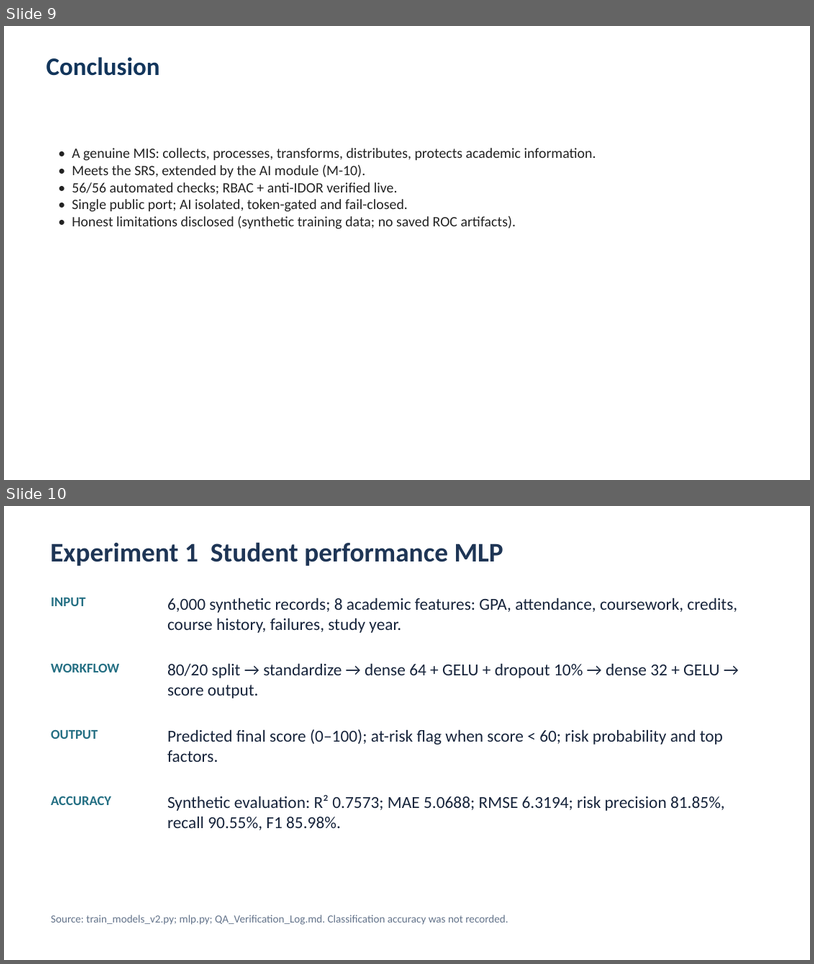
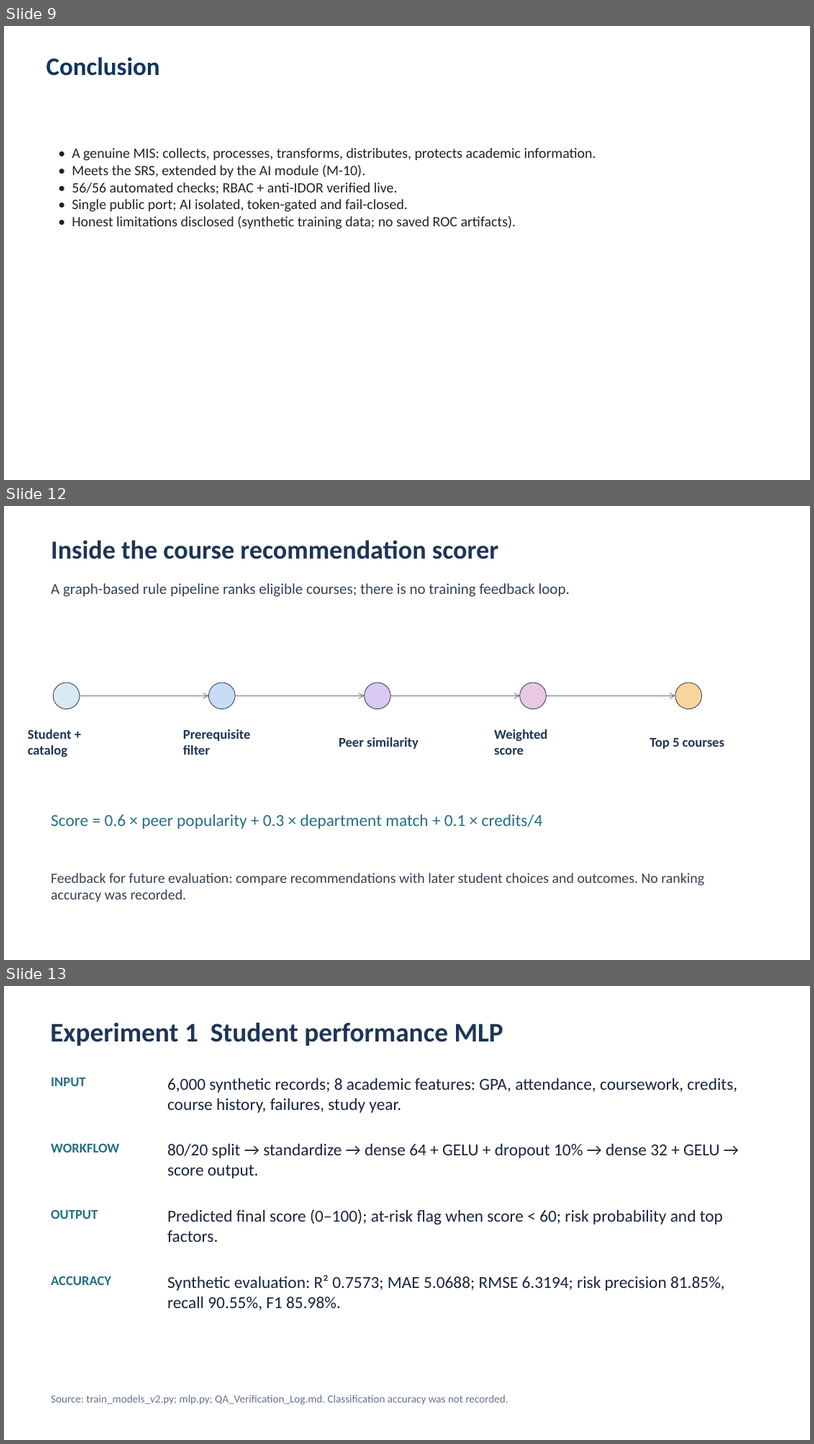
Before and after one commit to ISI0007/JiT-USAMIS-PROJECT, a slide deck: docs/USAMIS_Presentation_Experiment.pptx. Shown one above the other, each under a label of ours: slides 9 and 10 before the commit, slides 9, 12 and 13 after it; the slides between them are not shown. The pictures are 814x964 and 814x1444 pixels, drawn with LibreOffice and Linux fonts; fonts in the diff are those of the drawing. Boxes give left, top, right and bottom in pixels: in the first picture for what was removed or moved away, otherwise in the second. Text is boxed around its words. In the diff, an @@ line names an element or a change of style, - is before the commit and + after.

```diff
--- a/docs/USAMIS_Presentation_Experiment.pptx
+++ b/docs/USAMIS_Presentation_Experiment.pptx
@@ slide 12 added at [4, 506, 810, 960], background #FFFFFF @@
@@ text added at [51, 540, 499, 559], 31 pt, text #1E3555, bold @@
+Inside the course recommendation scorer
@@ text added at [51, 583, 570, 597], 18 pt, text #334155 @@
+A graph-based rule pipeline ranks eligible courses; there is no training feedback loop.
@@ ellipse added at [53, 682, 80, 709], fill #D8EAF4, outline #334155 0.75 pt @@
@@ arrow added from (80, 696) to (209, 696), #65748B 0.75 pt @@
@@ ellipse added at [209, 682, 236, 709], fill #C7DCF4, outline #334155 0.75 pt @@
@@ arrow added from (235, 696) to (365, 696), #65748B 0.75 pt @@
@@ ellipse added at [365, 682, 391, 709], fill #D8C8F2, outline #334155 0.75 pt @@
@@ arrow added from (391, 696) to (520, 696), #65748B 0.75 pt @@
@@ ellipse added at [520, 682, 547, 709], fill #E9C8E3, outline #334155 0.75 pt @@
@@ arrow added from (547, 696) to (676, 696), #65748B 0.75 pt @@
@@ ellipse added at [676, 682, 702, 709], fill #F8D69B, outline #334155 0.75 pt @@
@@ text added at [28, 729, 72, 757], 16 pt, text #1E3555, bold @@
+Student + catalog
@@ text added at [183, 729, 251, 754], 16 pt, text #1E3555, bold @@
+Prerequisite filter
@@ text added at [339, 737, 419, 749], 16 pt, text #1E3555, bold @@
+Peer similarity
@@ text added at [494, 729, 548, 754], 16 pt, text #1E3555, bold @@
+Weighted score
@@ text added at [650, 738, 725, 749], 16 pt, text #1E3555, bold @@
+Top 5 courses
@@ text added at [51, 813, 543, 829], 20 pt, text #246F83 @@
+Score = 0.6 × peer popularity + 0.3 × department match + 0.1 × credits/4
@@ text added at [51, 872, 705, 901], 17 pt, text #334155 @@
+Feedback for future evaluation: compare recommendations with later student choices and outcomes. No ranking accuracy was recorded.
@@ what was slide 10 is now slide 13 @@
```
Also in this commit, not shown: 2 other slides added.
